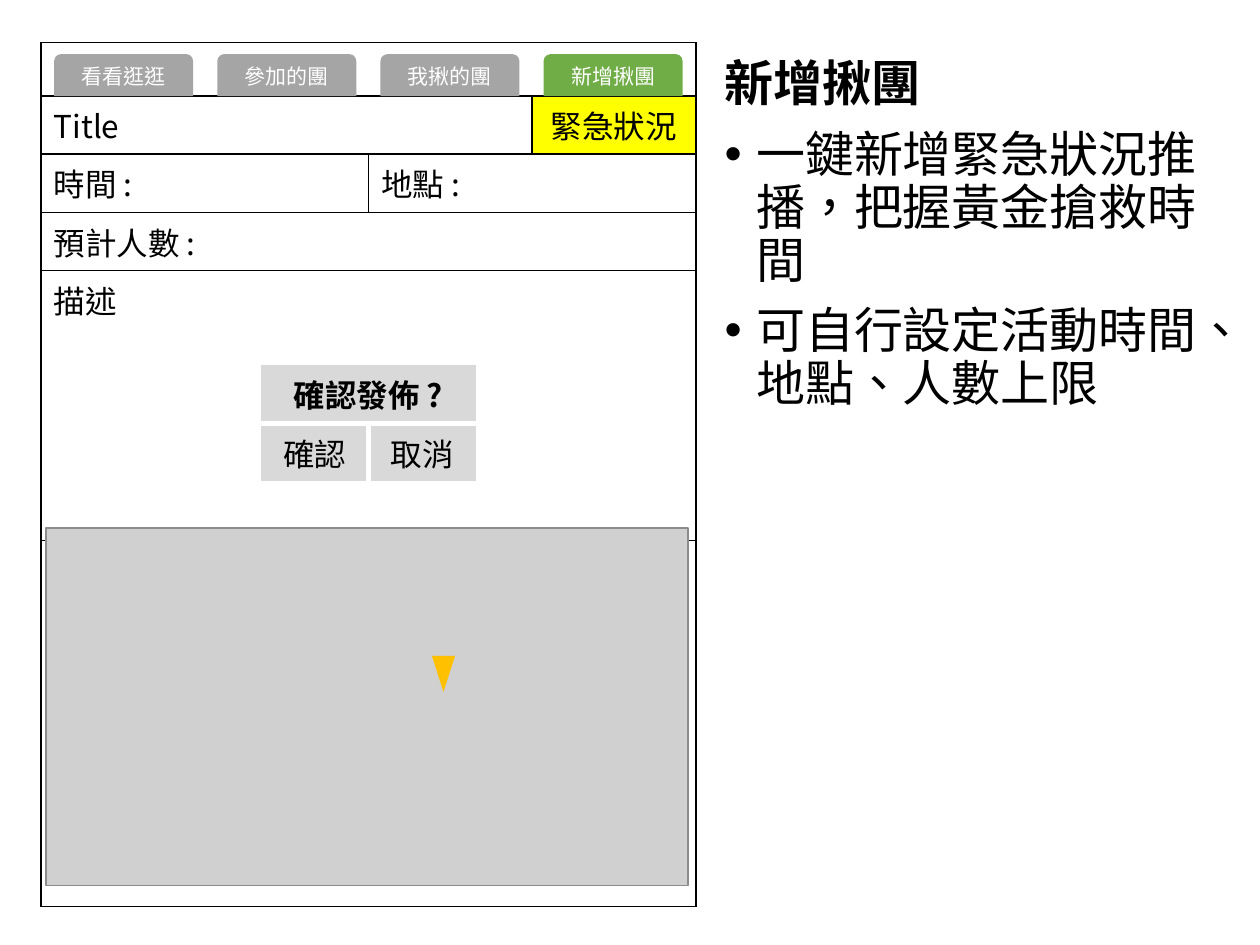
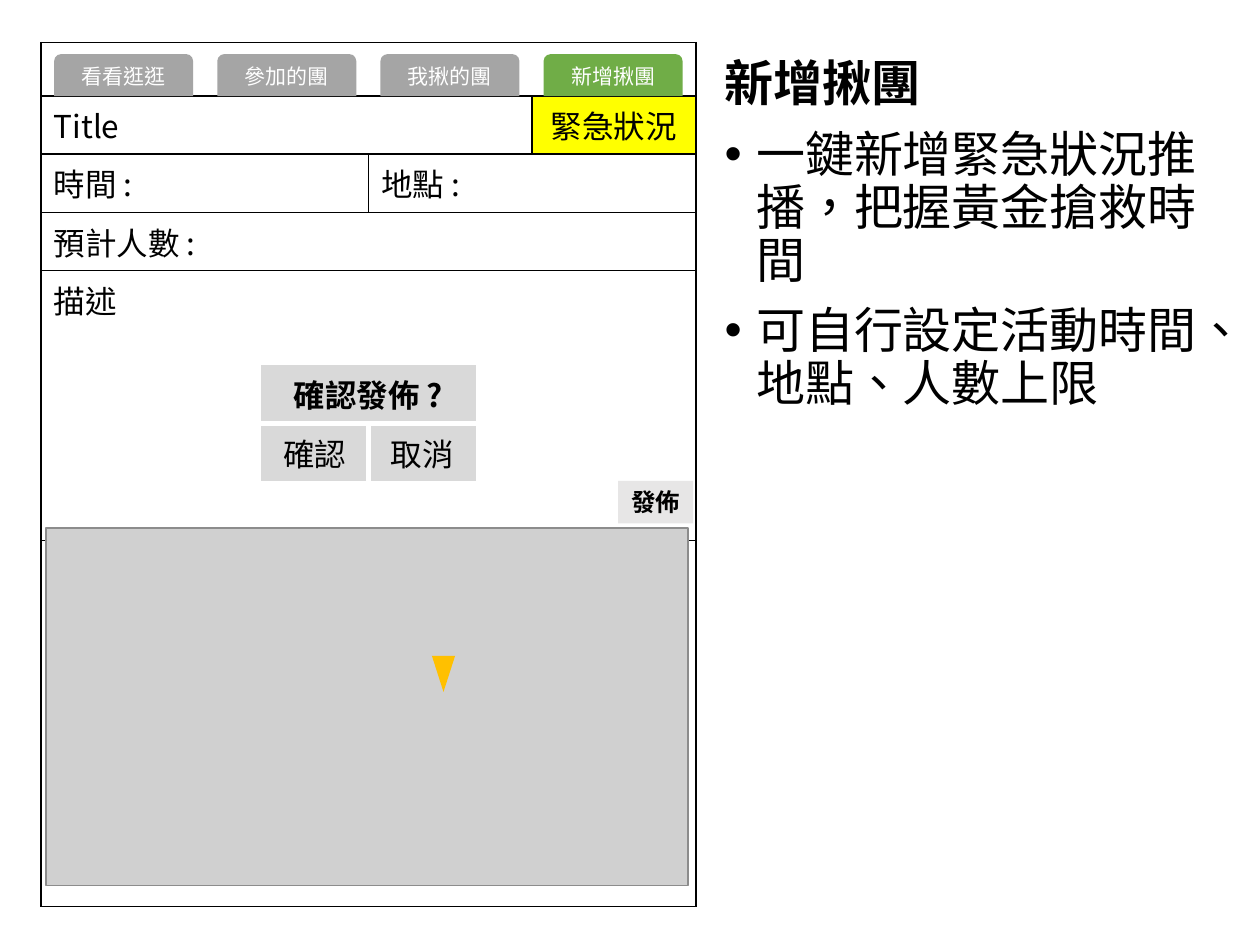
Before and after one commit to DiDiBuLay/JoinMe, a slide deck: slide 6 of DiDiBulay.pptx. Drawn at 1260x945 pixels with LibreOffice and Linux fonts; fonts in the diff are those of the drawing; grey boxes stand for pictures. Boxes give left, top, right and bottom in pixels: in the first picture for what was removed or moved away, otherwise in the second. Text is boxed around its words. In the diff, an @@ line names an element or a change of style, - is before the commit and + after.

```diff
--- a/DiDiBulay.pptx
+++ b/DiDiBulay.pptx
@@ rectangle added at <box>619,481,693,524</box>, fill #E7E6E6, 14 pt, text #000000, bold @@
+發佈
```
Also in this commit, not shown: 2 other slides changed.
